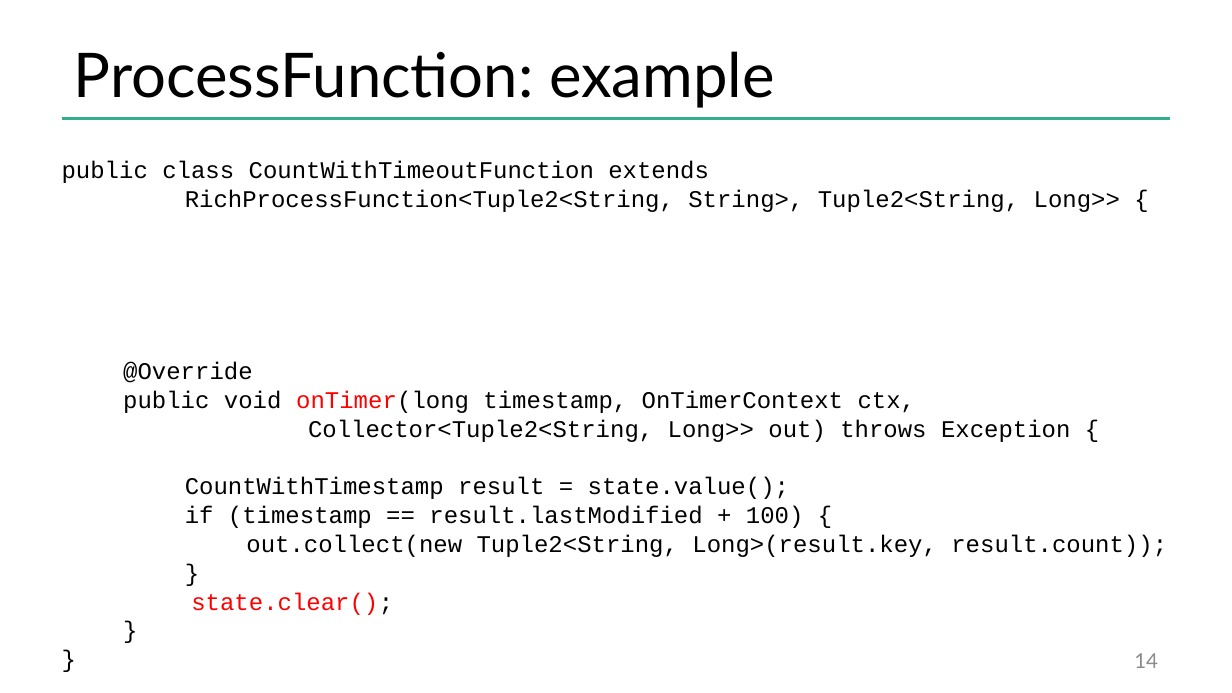
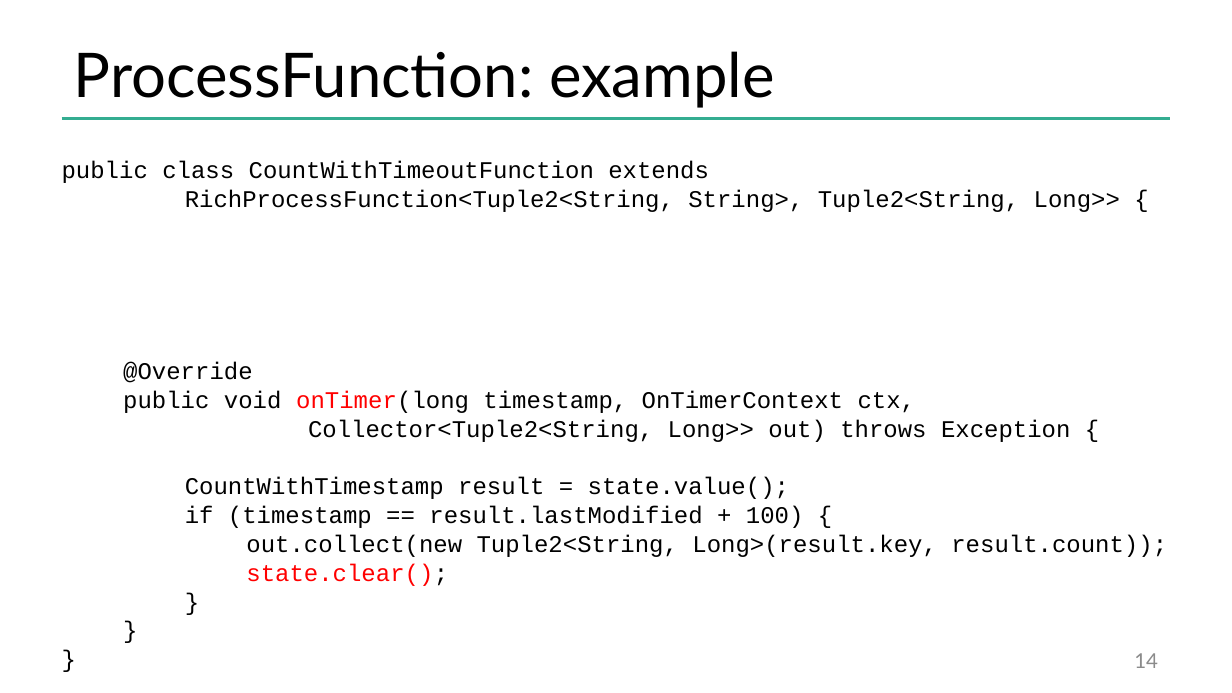
Before and after one commit to dataArtisans/flink-training-web, a slide deck: slide 14 of slides/flink_stream_processfunction.pptx. Drawn at 1232x693 pixels with LibreOffice and Linux fonts; fonts in the diff are those of the drawing; background and template pictures are left out. Boxes give left, top, right and bottom in pixels: in the first picture for what was removed or moved away, otherwise in the second. Text is boxed around its words. In the diff, an @@ line names an element or a change of style, - is before the commit and + after.

```diff
--- a/slides/flink_stream_processfunction.pptx
+++ b/slides/flink_stream_processfunction.pptx
@@ text at bbox=[62, 161, 1167, 586]: paragraph removed @@
-}
@@ text at bbox=[62, 161, 1167, 586]: paragraph added @@
+}
```
Also in this commit, not shown: 1 other slide changed, 1 other file.
